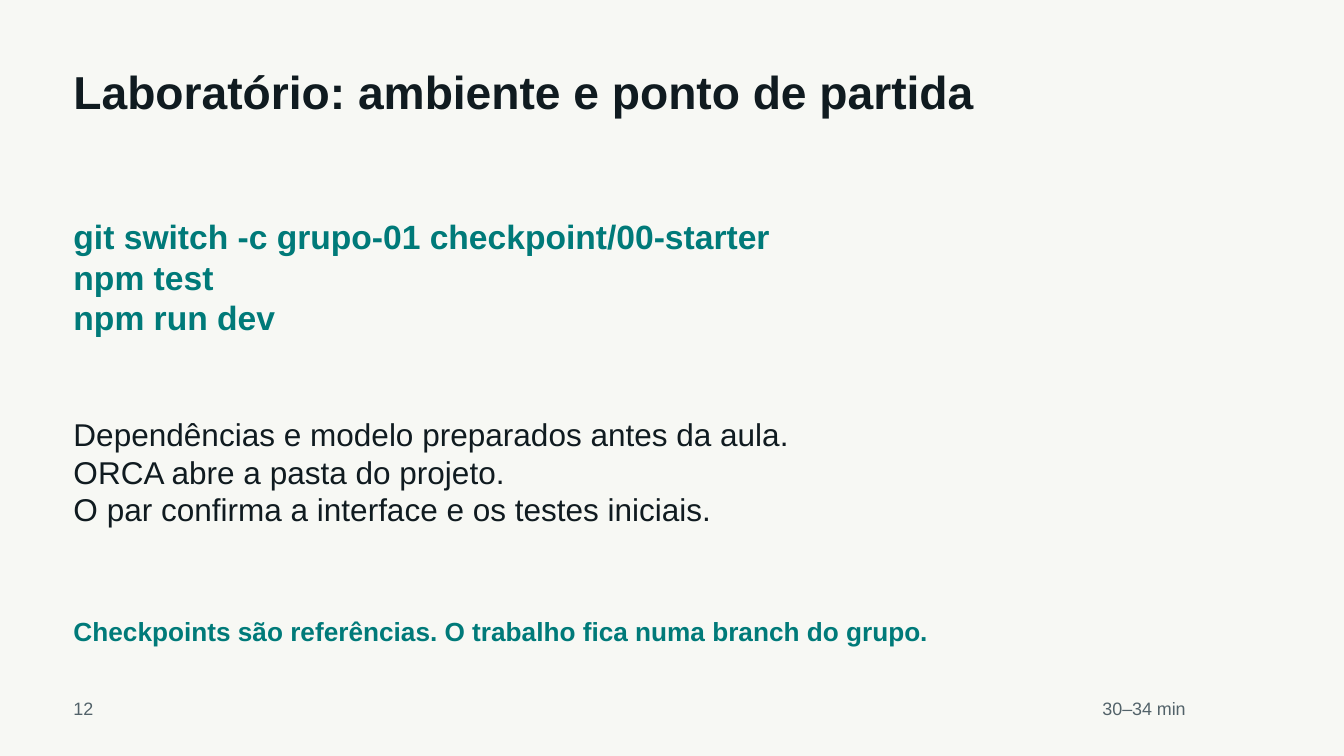
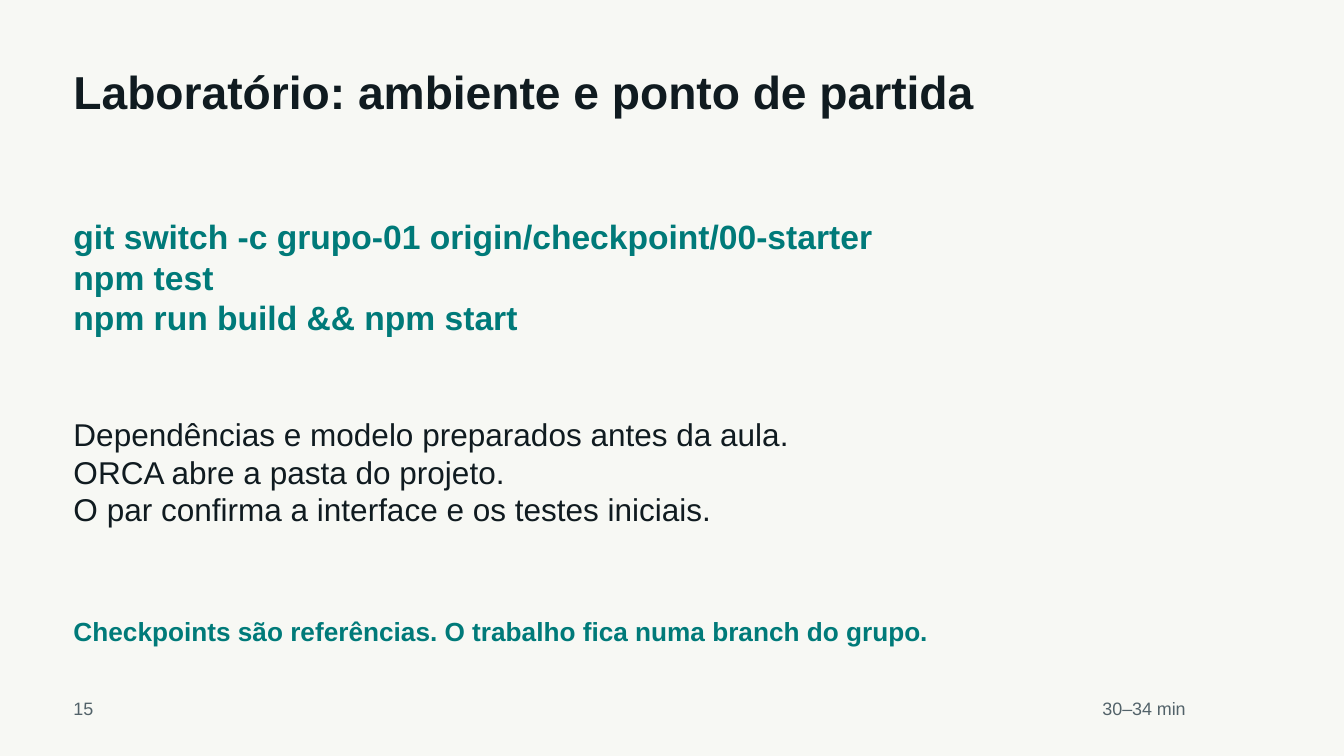
Before and after one commit to claudio-aa/OpenSpec-Demo-aula, a slide deck: slide 15 of presentation/output/workshop-agentes-openspec.pptx (slide 12 before the commit). Drawn at 1344x756 pixels with LibreOffice and Linux fonts; fonts in the diff are those of the drawing. Boxes give left, top, right and bottom in pixels: in the first picture for what was removed or moved away, otherwise in the second. Text is boxed around its words. In the diff, an @@ line names an element or a change of style, - is before the commit and + after.

```diff
--- a/presentation/output/workshop-agentes-openspec.pptx
+++ b/presentation/output/workshop-agentes-openspec.pptx
@@ text at (x1=73, y1=224, x2=872, y2=256): text changed @@
-git switch -c grupo-01 checkpoint/00-starter
+git switch -c grupo-01 origin/checkpoint/00-starter
@@ text at (x1=73, y1=305, x2=518, y2=337): text changed @@
-npm run dev
+npm run build && npm start
@@ text at (x1=73, y1=702, x2=93, y2=715): text changed @@
-12
+15
```
Also in this commit, not shown: 11 other slides changed, 3 slides added, 6 other files.
